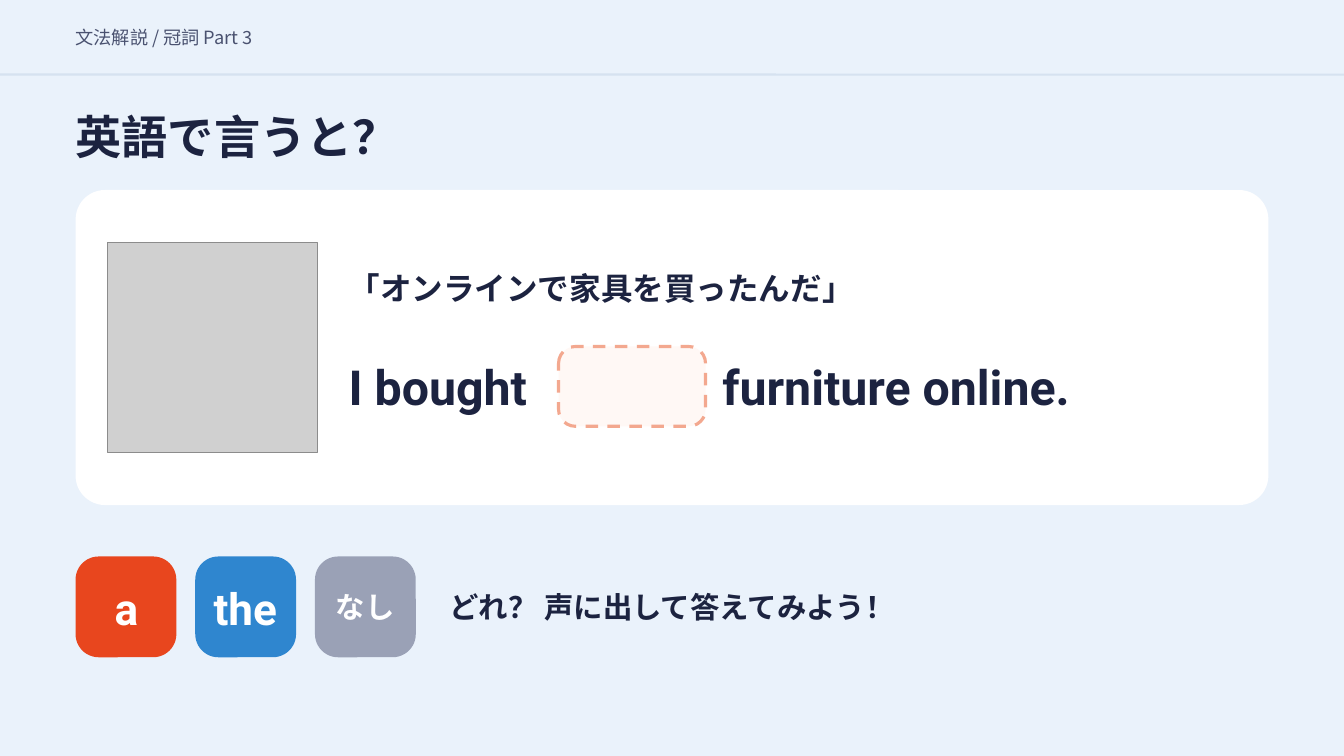
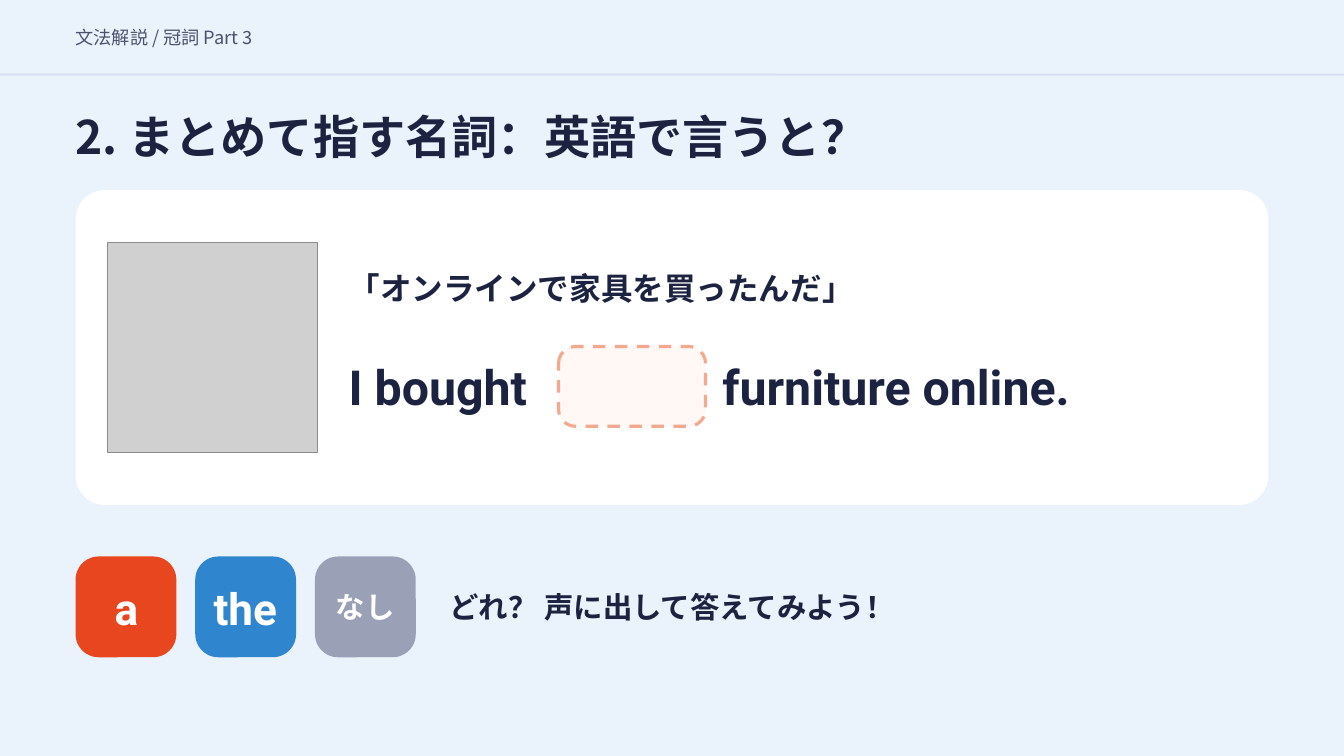
Before and after one commit to hinakajisaki-dev/hina-english, a slide deck: slide 6 of matome/articles-3/articles-3-slides.pptx (slide 5 before the commit). Drawn at 1344x756 pixels with LibreOffice and Linux fonts; fonts in the diff are those of the drawing; grey boxes stand for pictures. Boxes give left, top, right and bottom in pixels: in the first picture for what was removed or moved away, otherwise in the second. Text is boxed around its words. In the diff, an @@ line names an element or a change of style, - is before the commit and + after.

```diff
--- a/matome/articles-3/articles-3-slides.pptx
+++ b/matome/articles-3/articles-3-slides.pptx
@@ text at box(76, 114, 867, 158): text changed @@
-英語で言うと？
+2. まとめて指す名詞：英語で言うと？
```
Also in this commit, not shown: 2 other slides changed, 2 slides added, 9 other files.
